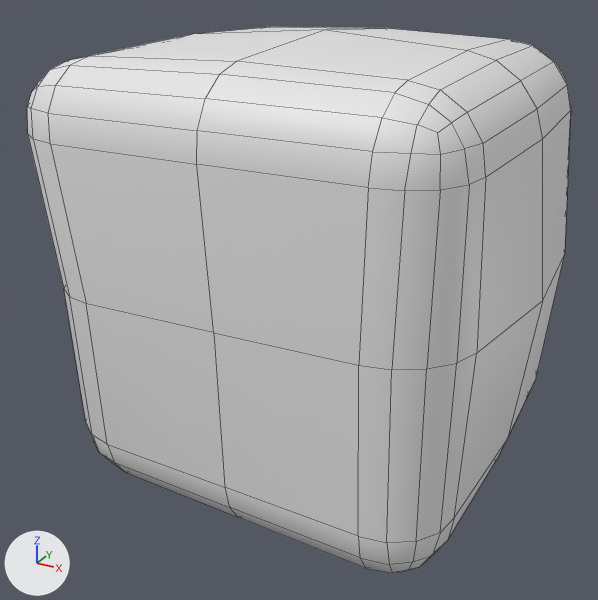
A saved change to the Blender file Assets/Models/IceCube.blend.
The view is the same before and after, from a 50 mm camera at (0.852, -1.672, 0.719) aimed at (-0.026, -0.075, -0.079). The lights are fixed; the arrows at lower left show +X, +Y and +Z. Mesh edges are drawn as thin lines.
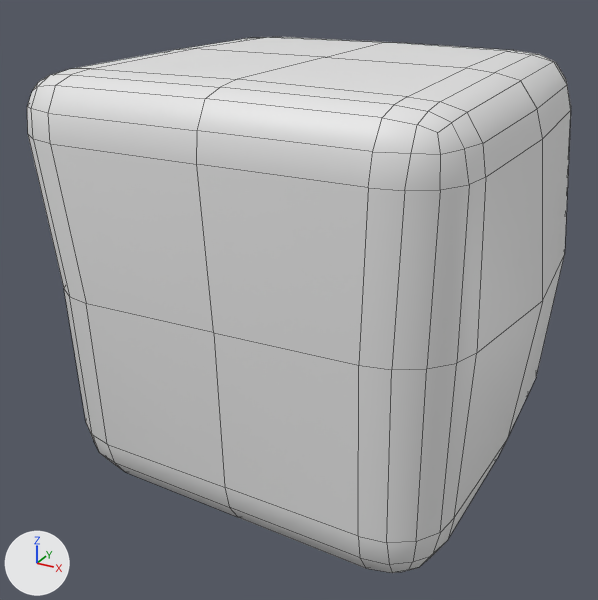
The newer file is also rescaled (x1.05), turned or shifted as a whole; pictures and numbers use the older file's frame.

Boxes (x1, y1, x2, y2) around the edits, measured in the pictures (598 x 600 px; the box of a moved part takes in the faces that stretch with it):
'Cube', reshaped: before (27, 27, 571, 573); after (27, 37, 571, 573)
part 1 of me_cube, moved or reshaped: before (33, 27, 555, 133); after (33, 37, 555, 133)

The edits, one by one:
me_cube has 218 vertices, 216 faces and spans x -0.492..0.524, y -0.497..0.489, z -0.501..0.535.
me_cube is used by ob_cube; location (0.0, 0.0, 0.0).
Before the commit, vertices of me_cube: 96 (0.37, 0.318, 0.489) at pixel (533, 45), 98 (0.312, 0.374, 0.489) at pixel (514, 41), 99 (0.371, 0.377, 0.475) at pixel (539, 49), 115 (0.333, -0.408, 0.489) at pixel (394, 92), 117 (0.389, -0.35, 0.489) at pixel (440, 89).
Before the commit, vertices of me_cube: 118 (0.391, -0.408, 0.475) at pixel (428, 104), 148 (-0.322, 0.362, 0.488), 150 (-0.382, 0.303, 0.488), 151 (-0.381, 0.363, 0.474).
Part 1, on me_cube:
Vertices 96, 98, 117 of me_cube move by (0.0, 0.0, -0.02).
Vertices 115, 148, 150 of me_cube move by (0.0, 0.0, -0.019).
Vertices 99, 118, 151 of me_cube move by (0.0, 0.0, -0.011).
Vertex 4 of me_cube moves from (0.002, -0.008, 0.535) at pixel (325, 29) to (0.002, -0.008, 0.478) at pixel (325, 57).
Vertex 84 of me_cube moves from (0.312, 0.317, 0.5) at pixel (508, 39) to (0.312, 0.317, 0.474) at pixel (507, 51).
Vertex 103 of me_cube moves from (0.332, -0.351, 0.5) at pixel (407, 80) to (0.332, -0.351, 0.474) at pixel (407, 96).
Vertex 122 of me_cube moves from (-0.352, -0.357, 0.498) at pixel (90, 55) to (-0.352, -0.357, 0.473) at pixel (91, 68).
Vertex 134 of me_cube moves from (-0.409, -0.356, 0.486) at pixel (69, 59) to (-0.409, -0.356, 0.468) at pixel (70, 68).
Vertex 136 of me_cube moves from (-0.354, -0.413, 0.486) at pixel (70, 65) to (-0.354, -0.413, 0.468) at pixel (71, 74).
Vertex 137 of me_cube moves from (-0.412, -0.414, 0.472) at pixel (49, 70) to (-0.412, -0.414, 0.463) at pixel (49, 75).
Vertex 140 of me_cube moves from (-0.324, 0.304, 0.499) at pixel (269, 27) to (-0.324, 0.304, 0.473) at pixel (269, 37).
Vertex 188 of me_cube moves from (0.002, 0.311, 0.511) at pixel (384, 28) to (0.002, 0.311, 0.478) at pixel (383, 42).
Vertex 190 of me_cube moves from (0.001, 0.366, 0.495) to (0.001, 0.366, 0.472) at pixel (392, 42).
Vertex 194 of me_cube moves from (-0.002, -0.354, 0.51) at pixel (236, 61) to (-0.002, -0.354, 0.477) at pixel (237, 79).
Vertex 197 of me_cube moves from (-0.003, -0.411, 0.494) at pixel (219, 74) to (-0.003, -0.411, 0.471) at pixel (220, 87).
Vertex 209 of me_cube moves from (0.322, -0.013, 0.512) at pixel (467, 50) to (0.322, -0.013, 0.478) at pixel (466, 67).
Vertex 212 of me_cube moves from (0.381, -0.013, 0.496) at pixel (496, 60) to (0.381, -0.013, 0.472) at pixel (494, 72).
Vertex 214 of me_cube moves from (-0.338, -0.022, 0.51) at pixel (192, 34) to (-0.338, -0.022, 0.477) at pixel (193, 48).
Vertex 217 of me_cube moves from (-0.395, -0.024, 0.494) to (-0.395, -0.024, 0.471) at pixel (173, 50).
